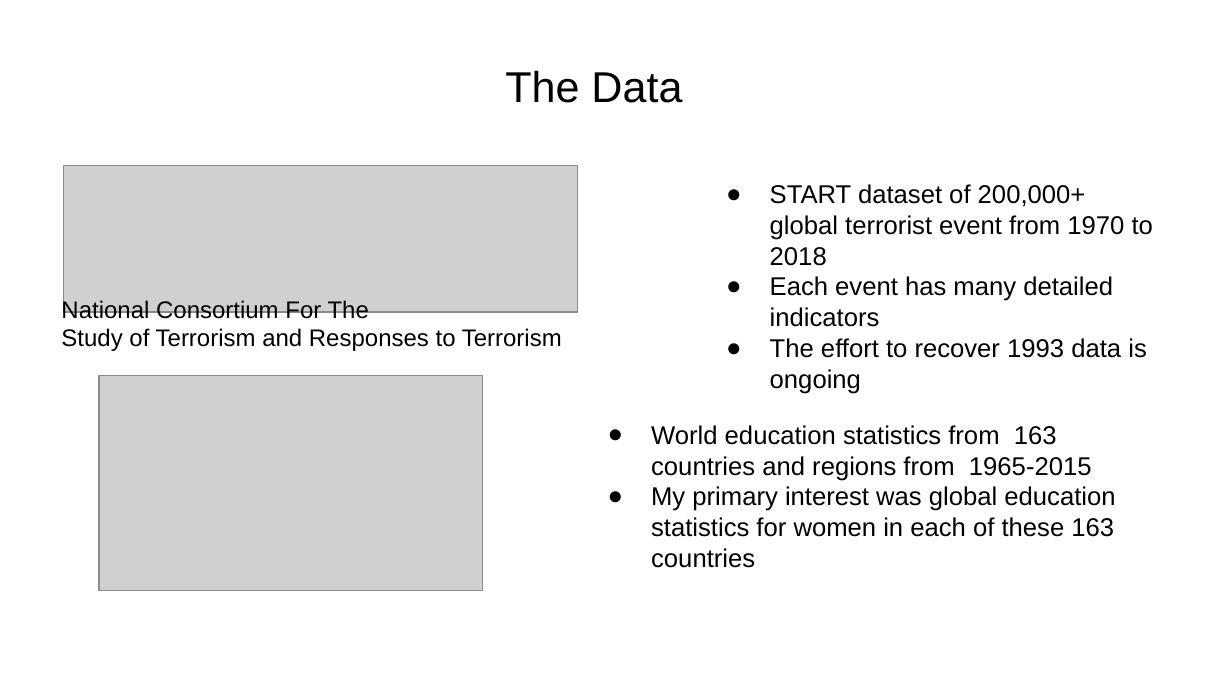
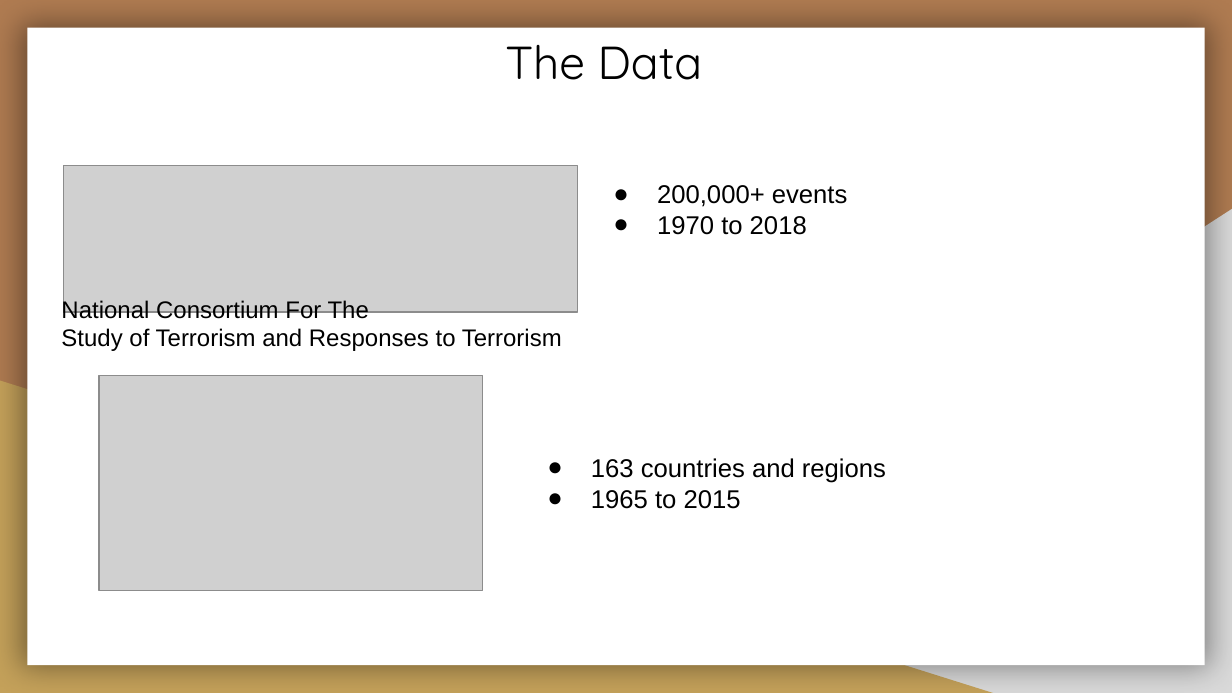
Before and after one commit to wmcfarlan/security_analysis, a slide deck: slide 2 of edu_terr_analysis.pptx. Drawn at 1232x693 pixels with LibreOffice and Linux fonts; fonts in the diff are those of the drawing; grey boxes stand for pictures; background and template pictures are left out. Boxes give left, top, right and bottom in pixels: in the first picture for what was removed or moved away, otherwise in the second. Text is boxed around its words. In the diff, an @@ line names an element or a change of style, - is before the commit and + after.

```diff
--- a/edu_terr_analysis.pptx
+++ b/edu_terr_analysis.pptx
@@ background #FFFFFF to picture (left out) @@
@@ rectangle added at (27,28,1205,665), fill #FFFFFF @@
@@ title "The Data": place and size @@
-title "The Data" at (505,70,682,103)
+title "The Data" at (505,45,703,80)
@@ title "The Data" at (505,45,703,80): size 25.2 to 27 pt, font Arial to Quicksand @@
@@ right triangle added at (483,209,1232,693), fill #D9D9D9 @@
@@ text added at (657,185,848,235), 15 pt, text #000000 @@
+● 200,000+ events
+● 1970 to 2018
@@ text removed at (770,184,1153,394) @@
-● START dataset of 200,000+ global terrorist event from 1970 to 2018
-● Each event has many detailed indicators
-● The effort to recover 1993 data is ongoing
@@ right triangle added at (0,381,993,693), fill #C4A15A @@
@@ text at (591,458,886,509): text changed @@
-● World education statistics from 163 countries and regions from 1965-2015
-● My primary interest was global education statistics for women in each of these 163 countries
+● 163 countries and regions
+● 1965 to 2015
```
Also in this commit, not shown: 3 other slides changed, 2 slides added, 2 slides removed, 3 other files.
